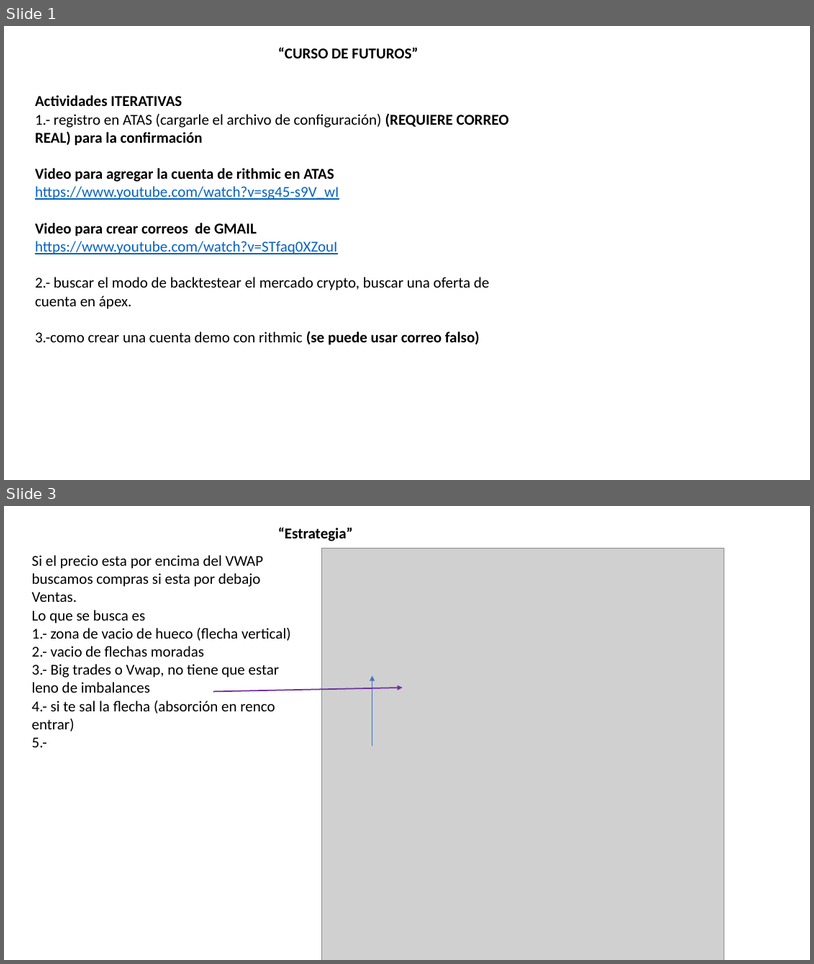
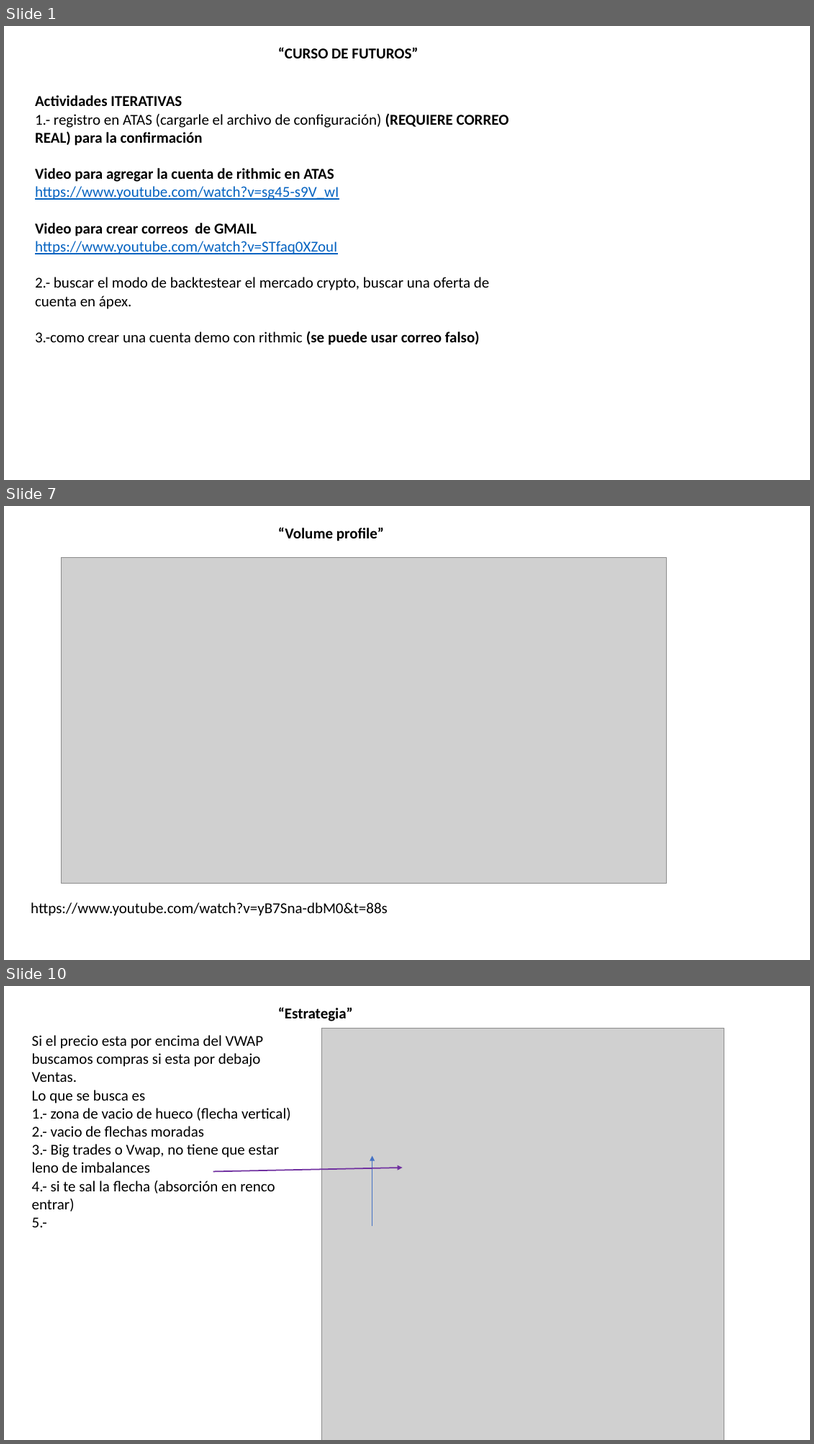
Before and after one commit to Edd1eware/Yields_Academy, a slide deck: Manual_YIELDS_ACADEMY.pptx. Shown one above the other, each under a label of ours: slides 1 and 3 before the commit, slides 1, 7 and 10 after it; the slides between them are not shown. The pictures are 814x964 and 814x1444 pixels, drawn with LibreOffice and Linux fonts; fonts in the diff are those of the drawing; grey boxes stand for pictures. Boxes give left, top, right and bottom in pixels: in the first picture for what was removed or moved away, otherwise in the second. Text is boxed around its words. In the diff, an @@ line names an element or a change of style, - is before the commit and + after.

```diff
--- a/Manual_YIELDS_ACADEMY.pptx
+++ b/Manual_YIELDS_ACADEMY.pptx
@@ slide 7 added at [4,506,810,960], background #FFFFFF @@
@@ text added at [278,527,384,541], 18 pt, text #000000, bold @@
+“Volume profile”
@@ picture added at [62,557,667,883] @@
@@ text added at [31,902,388,916], 18 pt, text #000000 @@
+https://www.youtube.com/watch?v=yB7Sna-dbM0&t=88s
@@ what was slide 3 is now slide 10 @@
```
Also in this commit, not shown: 2 slides changed, 6 other slides added.
